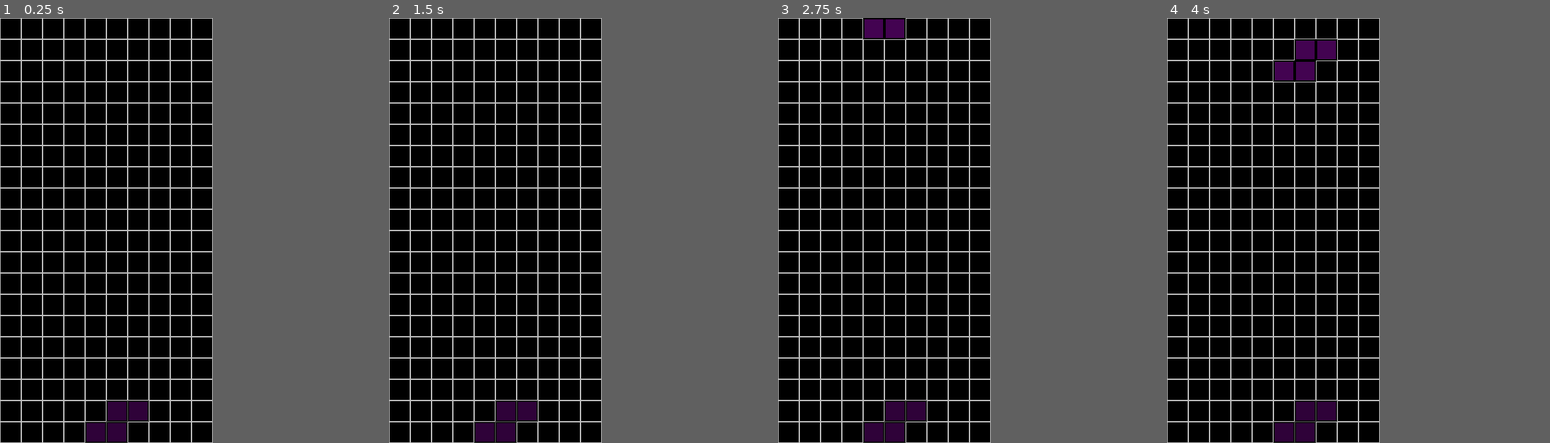
Above: before the commit, frames 1-4 (left to right).
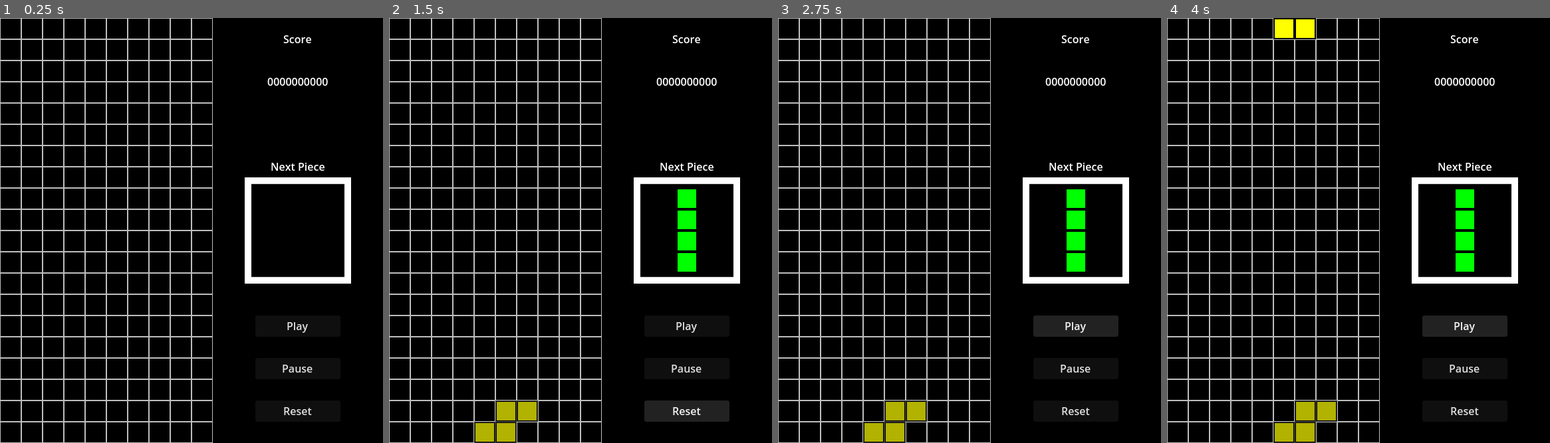
Above: after the commit, the same moments.

Repository: danielxf007/Tetris
Game: Godot game, scene res://nodes/main.tscn
Two runs of this game, one before a commit and one after it. Both use one fixed random seed, a clock stepped at 60 frames per second and the inputs below.
Inputs (mouse positions are in pixels of both pictures, inside the frame that each line leads up to):
- Up to frame 1 (0.25 s): no input
- Up to frame 2 (1.5 s): click (553, 366) at 0.5 s, where only the run after the commit has a clickable "Pause"; click (553, 409) at 1.25 s, where only the run after the commit has a clickable "Reset"
- Up to frame 3 (2.75 s): click (942, 324) at 2 s, where only the run after the commit has a clickable "Play"
- Up to frame 4 (4 s): click (1331, 324) at 2.75 s, where only the run after the commit has a clickable "Play"; tap Enter (ui_accept) at 3.5, 3.77 s; hold Right (ui_right) from 3.53 s (still down)
In our replay, the window is 320x640 before the commit and 576x640 after it. These sizes can differ from the game's own. Grey fills any space a smaller window leaves; there, only what the larger window draws over its background counts as a difference.

The runs differ from the first frame. In frame 1, 3.3% of the frame differs, in the area x 22-92%, y 4-100%; in frame 2, 5.1%; in frame 3, 5.6%; in frame 4, 6.6%, in the area x 27-92%, y 0-100%.

Commit message:
Interface v 0.1

Diff:
--- /dev/null
+++ b/nodes/interface.tscn
@@ -0,0 +1,87 @@
+[gd_scene load_steps=4 format=3 uid="uid://bakwxgk3yoe1m"]
+
+[ext_resource type="Script" path="res://scripts/interface.gd" id="1_pa6ag"]
+[ext_resource type="Texture2D" uid="uid://csxgipyr7ydv5" path="res://assets/bg.jpg" id="1_su0gd"]
+[ext_resource type="Texture2D" uid="uid://iqp6cfnsargh" path="res://assets/next_piece_frame.png" id="3_rkxm3"]
+
+[node name="Interface" type="Control"]
+layout_mode = 3
+anchors_preset = 15
+anchor_right = 1.0
+anchor_bottom = 1.0
+offset_right = -320.0
+grow_horizontal = 2
+grow_vertical = 2
+script = ExtResource("1_pa6ag")
+
+[node name="Bg" type="Sprite2D" parent="."]
+position = Vector2(128, 320)
+scale = Vector2(0.8, 1)
+texture = ExtResource("1_su0gd")
+
+[node name="NextPieceFrame" type="Sprite2D" parent="."]
+position = Vector2(128, 320)
+scale = Vector2(1.25, 1.25)
+texture = ExtResource("3_rkxm3")
+
+[node name="ScoreL" type="Label" parent="."]
+layout_mode = 0
+offset_left = 64.0
+offset_right = 192.0
+offset_bottom = 64.0
+text = "Score"
+horizontal_alignment = 1
+vertical_alignment = 1
+
+[node name="ScoreNumbersL" type="Label" parent="."]
+layout_mode = 0
+offset_left = 64.0
+offset_top = 64.0
+offset_right = 192.0
+offset_bottom = 128.0
+text = "0000000000"
+horizontal_alignment = 1
+vertical_alignment = 1
+
+[node name="NextPieceL" type="Label" parent="."]
+layout_mode = 0
+offset_left = 64.0
+offset_top = 192.0
+offset_right = 192.0
+offset_bottom = 256.0
+text = "Next Piece"
+horizontal_alignment = 1
+vertical_alignment = 1
+
+[node name="Play" type="Button" parent="."]
+layout_mode = 0
+offset_left = 64.0
+offset_top = 448.0
+offset_right = 192.0
+offset_bottom = 480.0
+focus_mode = 0
+text = "Play"
+
+[node name="Pause" type="Button" parent="."]
+layout_mode = 0
+offset_left = 64.0
+offset_top = 512.0
+offset_right = 192.0
+offset_bottom = 544.0
+focus_mode = 0
+text = "Pause"
+
+[node name="Reset" type="Button" parent="."]
+layout_mode = 0
+offset_left = 64.0
+offset_top = 576.0
+offset_right = 192.0
+offset_bottom = 608.0
+focus_mode = 0
+text = "Reset"
+
+[node name="Blocks" type="Node" parent="."]
+
+[connection signal="button_down" from="Play" to="." method="_on_play_button_down"]
+[connection signal="button_down" from="Pause" to="." method="_on_pause_button_down"]
+[connection signal="button_down" from="Reset" to="." method="_on_reset_button_down"]
--- a/nodes/main.tscn
+++ b/nodes/main.tscn
@@ -1,7 +1,15 @@
-[gd_scene load_steps=2 format=3 uid="uid://d0g72j5j12sga"]
+[gd_scene load_steps=3 format=3 uid="uid://d0g72j5j12sga"]
 
 [ext_resource type="PackedScene" uid="uid://cdggt1swbgxhj" path="res://nodes/game.tscn" id="1_4b0qw"]
+[ext_resource type="PackedScene" uid="uid://bakwxgk3yoe1m" path="res://nodes/interface.tscn" id="1_6j8nw"]
 
 [node name="Main" type="Node"]
 
 [node name="Game" parent="." instance=ExtResource("1_4b0qw")]
+
+[node name="Interface" parent="." node_paths=PackedStringArray("GAME_NODE") instance=ExtResource("1_6j8nw")]
+offset_left = 320.0
+offset_right = 0.0
+GAME_NODE = NodePath("../Game")
+
+[connection signal="got_next_piece" from="Game" to="Interface" method="_on_game_got_next_piece"]
--- a/project.godot
+++ b/project.godot
@@ -17,8 +17,35 @@
 
 [display]
 
-window/size/viewport_width=320
+window/size/viewport_width=576
 window/size/viewport_height=640
+
+[input]
+
+ui_left={
+"deadzone": 0.5,
+"events": [Object(InputEventKey,"resource_local_to_scene":false,"resource_name":"","device":-1,"window_id":0,"alt_pressed":false,"shift_pressed":false,"ctrl_pressed":false,"meta_pressed":false,"pressed":false,"keycode":4194319,"physical_keycode":0,"key_label":0,"unicode":0,"echo":false,"script":null)
+, Object(InputEventJoypadButton,"resource_local_to_scene":false,"resource_name":"","device":0,"button_index":13,"pressure":0.0,"pressed":false,"script":null)
+]
+}
+ui_right={
+"deadzone": 0.5,
+"events": [Object(InputEventKey,"resource_local_to_scene":false,"resource_name":"","device":-1,"window_id":0,"alt_pressed":false,"shift_pressed":false,"ctrl_pressed":false,"meta_pressed":false,"pressed":false,"keycode":4194321,"physical_keycode":0,"key_label":0,"unicode":0,"echo":false,"script":null)
+, Object(InputEventJoypadButton,"resource_local_to_scene":false,"resource_name":"","device":0,"button_index":14,"pressure":0.0,"pressed":false,"script":null)
+]
+}
+ui_up={
+"deadzone": 0.5,
+"events": [Object(InputEventKey,"resource_local_to_scene":false,"resource_name":"","device":-1,"window_id":0,"alt_pressed":false,"shift_pressed":false,"ctrl_pressed":false,"meta_pressed":false,"pressed":false,"keycode":4194320,"physical_keycode":0,"key_label":0,"unicode":0,"echo":false,"script":null)
+, Object(InputEventJoypadButton,"resource_local_to_scene":false,"resource_name":"","device":0,"button_index":11,"pressure":0.0,"pressed":false,"script":null)
+]
+}
+ui_down={
+"deadzone": 0.5,
+"events": [Object(InputEventKey,"resource_local_to_scene":false,"resource_name":"","device":-1,"window_id":0,"alt_pressed":false,"shift_pressed":false,"ctrl_pressed":false,"meta_pressed":false,"pressed":false,"keycode":4194322,"physical_keycode":0,"key_label":0,"unicode":0,"echo":false,"script":null)
+, Object(InputEventJoypadButton,"resource_local_to_scene":false,"resource_name":"","device":0,"button_index":12,"pressure":0.0,"pressed":false,"script":null)
+]
+}
 
 [rendering]
 
--- a/scripts/game.gd
+++ b/scripts/game.gd
@@ -1,5 +1,7 @@
 extends Node
+signal got_next_piece(piece, color)
 
+enum {STOPPED, PLAYING, PAUSED, RESETTED}
 const SIDE_MOV_UNITS: int = 1
 const DOWN_MOV_UNITS: int = 1
 const CLOCK_INIT_TIME: float = 1.0
@@ -12,9 +14,11 @@
 var piece_collided: bool
 var player_controls_down_mov: bool
 var tetris_piece: TetrisPiece
+var next_piece: TetrisPiece
 var ghost_piece: TetrisPiece
 var lvl_handler: LevelHandler
 var piece_gen: PieceGenerator
+var game_state: int
 
 # Game control
 func _ready():
@@ -25,19 +29,28 @@
 	lvl_handler = LevelHandler.new()
 	piece_gen = PieceGenerator.new()
 	set_process_input(false)
-	start()
+	game_state = STOPPED
 
 func generate_piece() -> void:
-	var color: String = piece_gen.next_piece_data['color']
-	tetris_piece = piece_gen.generate_piece()
-	ghost_piece.init(tetris_piece._n_blocks, tetris_piece._type,
-	tetris_piece._block_coords.duplicate(), tetris_piece._rotation)
-	tetris_map.create_blocks_from(tetris_piece, color)
+	var color: String
+	if next_piece != null:
+		color = piece_gen.next_piece_data['color']
+		tetris_piece = next_piece
+		next_piece = piece_gen.generate_piece()
+		ghost_piece.init(tetris_piece._n_blocks, tetris_piece._type,
+		tetris_piece._block_coords.duplicate(), tetris_piece._rotation)
+		tetris_map.create_blocks_from(tetris_piece, color)
+		color = piece_gen.next_piece_data['color']
+		emit_signal("got_next_piece", next_piece, color)
+	else:
+		next_piece = piece_gen.generate_piece()
+		generate_piece()
 
 func start() -> void:
 	piece_collided = false
 	player_controls_down_mov = false
 	piece_gen.init()
+	next_piece = null
 	generate_piece()
 	lvl_handler.init()
 	update_ghost_piece()
@@ -46,17 +59,28 @@
 	clock.start()
 
 func play() -> void:
-	"""The game continues"""
-	pass
+	match game_state:
+		STOPPED:
+			start()
+			game_state = PLAYING
+		PAUSED:
+			set_process_input(false)
+			clock.paused = false
+			clock.start()
+			game_state = PLAYING
 
 func pause() -> void:
-	"""Stops the game, all input is deactivate except the one for play and game
-	clock is stopped"""
-	pass
+	match game_state:
+		PLAYING:
+			set_process_input(false)
+			clock.paused = true
+			game_state = PAUSED
 
 func reset() -> void:
-	"""The game variables go back to their initial state"""
-	pass
+	game_state = RESETTED
+	tetris_map.reset()
+	start()
+	game_state = PLAYING
 
 func game_over() -> void:
 	"""Finish the game"""
--- /dev/null
+++ b/scripts/interface.gd
@@ -0,0 +1,73 @@
+extends Control
+
+const N_BLOCKS:Array = [4, 4, 4, 4, 4, 1]
+const CELL_DIMS: Vector2i = Vector2i(32, 32)
+const INIT_POINTS: Array = [
+	[Vector2i(448,368), Vector2i(400, 320)],
+	[Vector2i(416,336), Vector2i(464,352), Vector2i(480,304), Vector2i(432,288)],
+	[Vector2i(416,336), Vector2i(464,352)],
+	[Vector2i(448,336), Vector2i(464,320), Vector2i(448,304), Vector2i(432,320)],
+	[Vector2i(432,336)],
+	[Vector2i(448,320)]
+]
+@export var GAME_NODE: Node
+var blocks: Array
+var interface_blocks: Array
+var textures: Dictionary = {
+	"blue": load("res://assets/blue_block.jpg"),
+	"green": load("res://assets/green_block.jpg"),
+	"purple": load("res://assets/purple_block.jpg"),
+	"red": load("res://assets/red_block.jpg"),
+	"yellow": load("res://assets/yellow_block.jpg")}
+
+func _ready():
+	blocks = Array()
+	var sprite: Sprite2D
+	var row: Array
+	for i in range(len(N_BLOCKS)):
+		row = Array()
+		for j in range(N_BLOCKS[i]):
+			sprite = Sprite2D.new()
+			sprite.scale = Vector2(0.5, 0.5)
+			$Blocks.add_child(sprite)
+			row.append(sprite)
+		blocks.append(row)
+
+func update_score_number(new_score: int) -> void:
+	var score: String = str(new_score)
+	score = score.lpad(10, "0")
+	$ScoreNumbersL.text = score
+
+func hide_interface_blocks() -> void:
+	for block in interface_blocks:
+		block.hide()
+
+func show_interface_blocks() -> void:
+	for block in interface_blocks:
+		block.show()
+
+func update_next_piece(piece: TetrisPiece, color: String) -> void:
+	hide_interface_blocks()
+	interface_blocks = blocks[piece._type]
+	var type: int = piece._type
+	var rot: int = piece._rotation
+	var vectors: Array = piece._block_coords.map(
+		func (coord): return coord-piece._block_coords[0])
+	var init_point: Vector2i = INIT_POINTS[type][rot]
+	for i in range(len(interface_blocks)):
+		interface_blocks[i].texture = textures[color]
+		interface_blocks[i].global_position = init_point+(vectors[i]*CELL_DIMS)
+	show_interface_blocks()
+
+
+func _on_play_button_down():
+	GAME_NODE.play()
+
+func _on_pause_button_down():
+	GAME_NODE.pause()
+
+func _on_reset_button_down():
+	GAME_NODE.reset()
+
+func _on_game_got_next_piece(piece, color):
+	update_next_piece(piece, color)
Binary file added: assets/next_piece_frame.png
Not shown, added: assets/next_piece_frame.png.import
